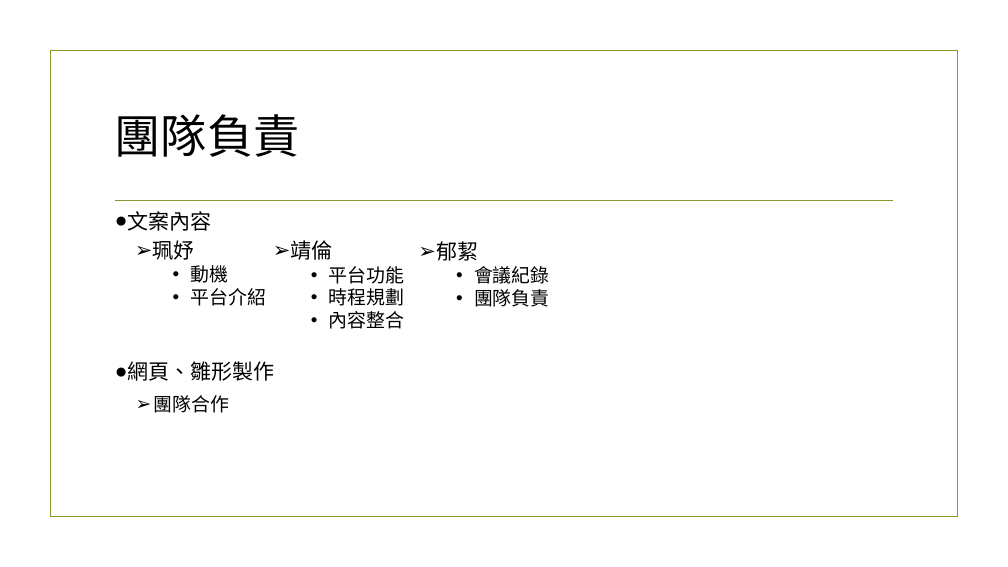
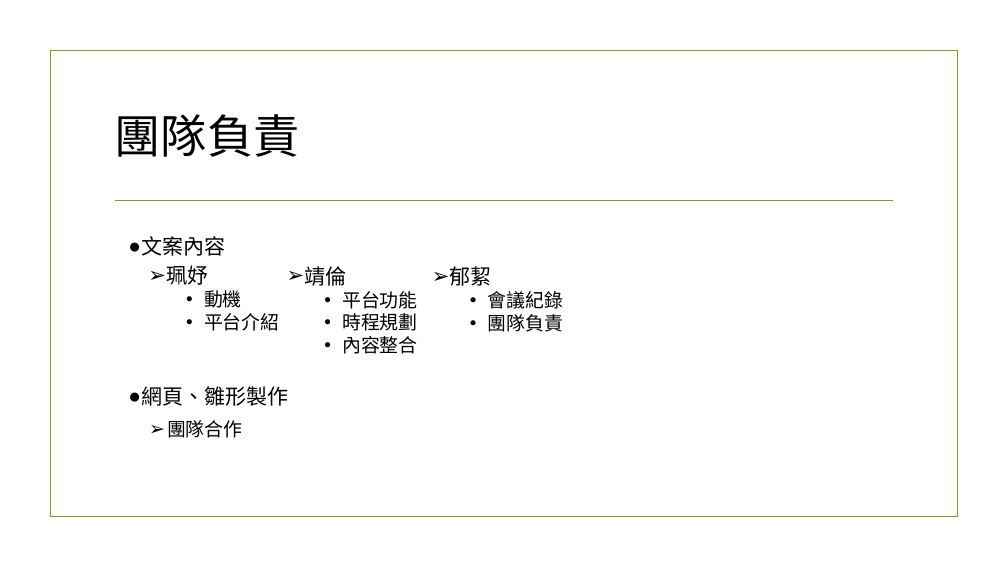
Before and after one commit to NTUST/Team-8, a slide deck: slide 11 of YUMMY-NTUST.pptx (slide 9 before the commit). Drawn at 1008x567 pixels with LibreOffice and Linux fonts; fonts in the diff are those of the drawing; background and template pictures are left out. Boxes give left, top, right and bottom in pixels: in the first picture for what was removed or moved away, otherwise in the second. Text is boxed around its words. In the diff, an @@ line names an element or a change of style, - is before the commit and + after.

```diff
--- a/YUMMY-NTUST.pptx
+++ b/YUMMY-NTUST.pptx
@@ 6 texts: place and size @@
-6 texts at (128, 211, 550, 413)
+6 texts at (141, 236, 564, 438)
```
Also in this commit, not shown: 5 other slides changed, 2 slides added.
